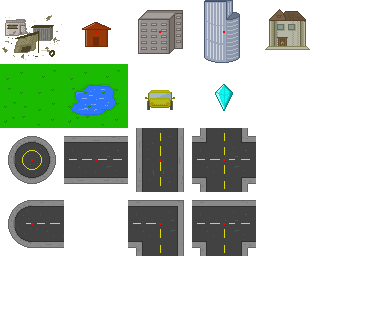
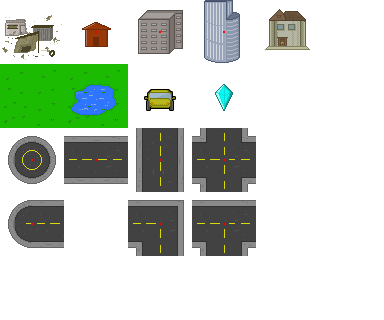
Comparing the layer stacks of the two 384x320 images. Changes:
painted on "car" over bbox(149, 90, 172, 107)
